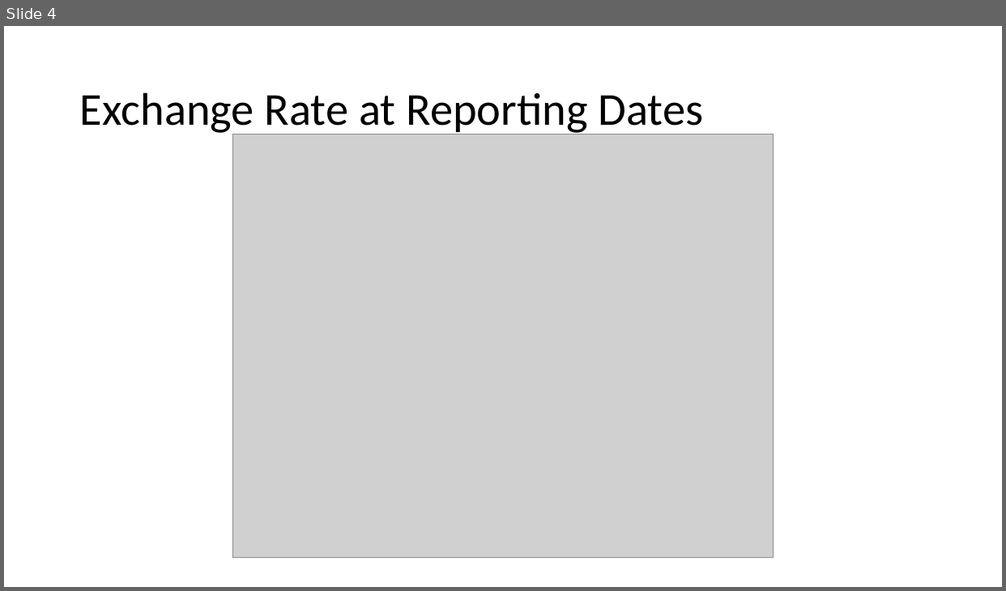
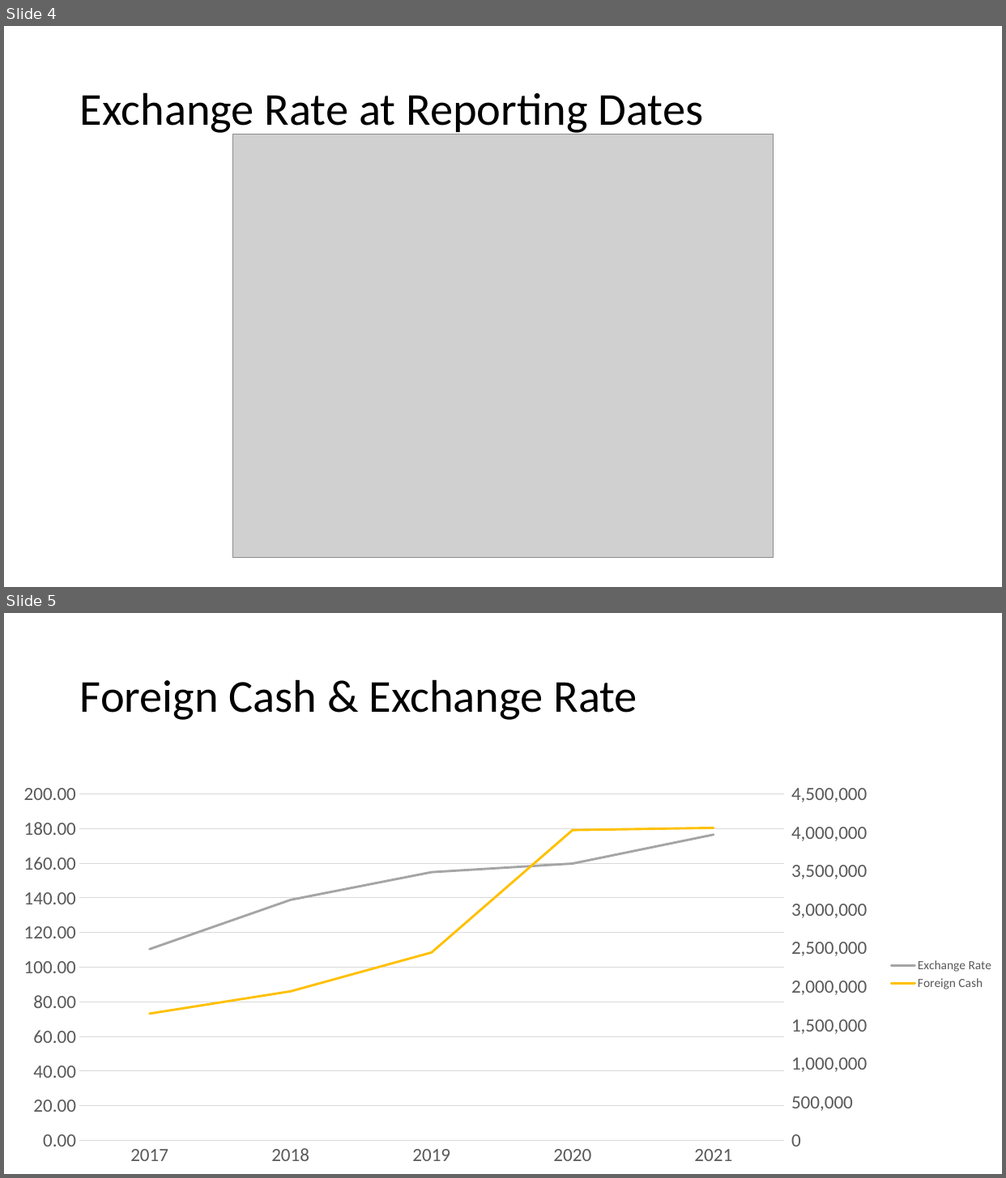
Before and after one commit to mirzakashiflse/23, a slide deck: FI&M.pptx. Shown one above the other, each under a label of ours: slide 4 before the commit, slides 4 and 5 after it. The pictures are 1006x591 and 1006x1178 pixels, drawn with LibreOffice and Linux fonts; fonts in the diff are those of the drawing; grey boxes stand for pictures. Boxes give left, top, right and bottom in pixels: in the first picture for what was removed or moved away, otherwise in the second. Text is boxed around its words. In the diff, an @@ line names an element or a change of style, - is before the commit and + after.

```diff
--- a/FI&M.pptx
+++ b/FI&M.pptx
@@ slide 5 added at <box>4,613,1002,1174</box>, background #FFFFFF @@
@@ title added at <box>80,679,637,720</box>, 44 pt, text #000000 @@
+Foreign Cash & Exchange Rate
@@ line chart added at <box>4,775,1002,1174</box> @@
+categories: 2017, 2018, 2019, 2020, 2021
+Exchange Rate: 110, 139, 155, 160, 177
+Foreign Cash: 1600000, 1900000, 2400000, 4000000, 4100000
```
Also in this commit, not shown: 1 slide changed, 1 slide removed.
